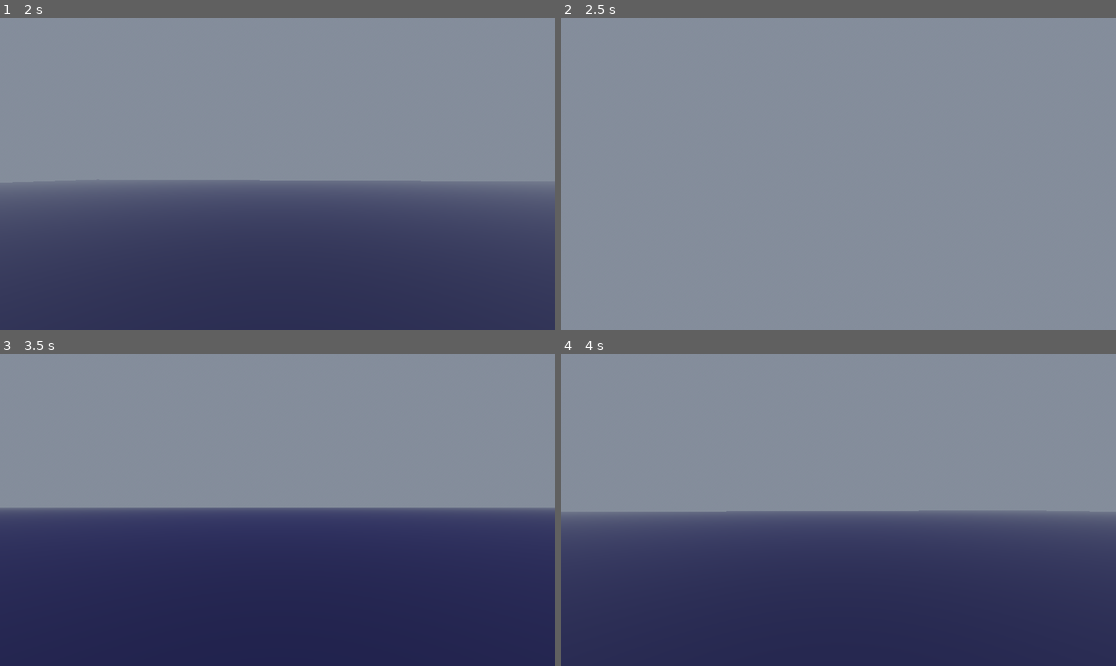
Above: before the commit, frames 1-4 (two rows, left to right).
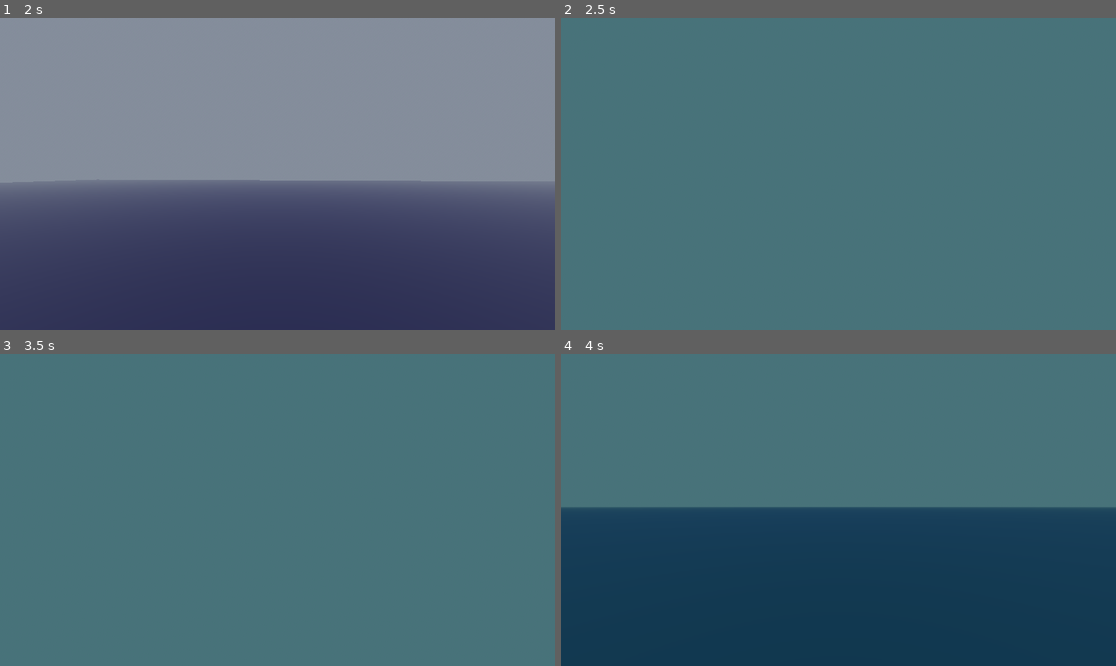
Above: after the commit, the same moments.

Repository: isaiah-santala/bongo-frog
Game: Godot game, scene res://src/scenes/gameplay-tests/ship-keeper.tscn
Same seed, same stepped clock (60 frames per second), same inputs: the game is played once before the commit and once after it. This scene is started directly instead of the project's main scene.
Inputs (mouse positions are in pixels of both pictures, inside the frame that each line leads up to):
- Up to frame 1 (2 s): tap Enter at 0.5 s; move the mouse to (305, 174) at 0.52 s; hold Ctrl (crouch) 0.53-1.28 s; hold W (move-forward) from 0.53 s (still down); tap Space (jump) at 0.77, 1.07, 1.52, 1.55, 1.82 s; tap Shift (sprint) at 0.8, 1.35 s; move the mouse to (249, 174) at 1.27 s
- Up to frame 2 (2.5 s): keep holding W (move-forward); tap Space (jump) at 2 s; move the mouse to (849, 167) at 2.02 s; hold Space (jump) from 2.03 s (still down); tap Ctrl (crouch) at 2.3 s
- Up to frame 3 (3.5 s): keep holding W (move-forward); tap Enter at 2.75 s; move the mouse to (271, 516) at 2.77 s; release Space (jump) at 2.78 s; tap Ctrl (crouch) at 2.85 s; tap Space (jump) at 3.02, 3.32 s; tap Shift (sprint) at 3.05 s
- Up to frame 4 (4 s): keep holding W (move-forward); move the mouse to (877, 513) at 3.52 s; hold Shift (sprint) from 3.53 s (still down); tap Space (jump) at 3.77, 3.8 s

Frame 1 is identical in both runs. In frame 2, 100% of the frame differs, in the area x 0-100%, y 0-100%; in frame 3, 100%; in frame 4, 85%.

Commit message:
swimming

Diff:
--- a/godot/project.godot
+++ b/godot/project.godot
@@ -64,6 +64,16 @@
 "events": [Object(InputEventKey,"resource_local_to_scene":false,"resource_name":"","device":-1,"window_id":0,"alt_press …(192 unchanged characters)…
 ]
 }
+swim-up={
+"deadzone": 0.2,
+"events": [Object(InputEventKey,"resource_local_to_scene":false,"resource_name":"","device":-1,"window_id":0,"alt_pressed":false,"shift_pressed":false,"ctrl_pressed":false,"meta_pressed":false,"pressed":false,"keycode":0,"physical_keycode":69,"key_label":0,"unicode":101,"location":0,"echo":false,"script":null)
+]
+}
+swim-down={
+"deadzone": 0.2,
+"events": [Object(InputEventKey,"resource_local_to_scene":false,"resource_name":"","device":-1,"window_id":0,"alt_pressed":false,"shift_pressed":false,"ctrl_pressed":false,"meta_pressed":false,"pressed":false,"keycode":0,"physical_keycode":81,"key_label":0,"unicode":113,"location":0,"echo":false,"script":null)
+]
+}
 
 [layer_names]
 
--- a/godot/src/scenes/gameplay-tests/ship-keeper-player-controller.gd
+++ b/godot/src/scenes/gameplay-tests/ship-keeper-player-controller.gd
@@ -21,6 +21,7 @@
 @export var swim_surface_level: float = 0.0
 @export var buoyancy_force: float = 2.0
 @export var water_drag: float = 5.0
+@export var camera_relative_swimming: bool = true # New option to toggle camera-relative swimming
 
 # Mouse sensitivity
 @export var mouse_sensitivity: float = 0.002
@@ -37,6 +38,7 @@
 # Internal variables
 var is_sprinting: bool = false
 var is_swimming: bool = false
+var is_head_underwater: bool = false
 var is_on_surface: bool = false
 var coyote_timer: float = 0.0
 var bob_time: float = 0.0
@@ -47,190 +49,260 @@
 var camera_original_position: Vector3
 
 # Water detection
-var water_bodies: Array[Area3D] = []
+var feet_water_bodies: Array[Area3D] = []
 @export var feet_collider: Area3D
+var head_water_bodies: Array[Area3D] = []
+@export var head_collider: Area3D
+@export var underwater_effect: Control
 
 func _ready():
-	assert(camera_pivot, "Camera pivot node is not assigned.")
-	assert(camera, "Camera node is not assigned.")
-	assert(feet_collider, "Feet collider node is not assigned.")
-	# Capture mouse
-	Input.mouse_mode = Input.MOUSE_MODE_CAPTURED
-
-	# Store original camera position for head bob
-	if camera:
-		camera_original_position = camera.position
-
-	feet_collider.area_entered.connect(_on_area_entered)
-	feet_collider.area_exited.connect(_on_area_exited)
+    assert(camera_pivot, "Camera pivot node is not assigned.")
+    assert(camera, "Camera node is not assigned.")
+    assert(feet_collider, "Feet collider node is not assigned.")
+    assert(head_collider, "Head collider node is not assigned.")
+    assert(underwater_effect, "Underwater effect node is not assigned.")
+    # Capture mouse
+    Input.mouse_mode = Input.MOUSE_MODE_CAPTURED
+
+    # Store original camera position for head bob
+    if camera:
+        camera_original_position = camera.position
+
+    feet_collider.area_entered.connect(_on_feet_entered_area)
+    feet_collider.area_exited.connect(_on_feet_exited_area)
+    head_collider.area_entered.connect(_on_head_entered_area)
+    head_collider.area_exited.connect(_on_head_exited_area)
 
 func _input(event):
-	# Handle mouse look
-	if event is InputEventMouseMotion and Input.mouse_mode == Input.MOUSE_MODE_CAPTURED:
-		handle_mouse_look(event.relative)
-
-	# Toggle mouse capture
-	if event.is_action_pressed("ui_cancel"):
-		if Input.mouse_mode == Input.MOUSE_MODE_CAPTURED:
-			Input.mouse_mode = Input.MOUSE_MODE_VISIBLE
-		else:
-			Input.mouse_mode = Input.MOUSE_MODE_CAPTURED
+    # Handle mouse look
+    if event is InputEventMouseMotion and Input.mouse_mode == Input.MOUSE_MODE_CAPTURED:
+        handle_mouse_look(event.relative)
+
+    # Toggle mouse capture
+    if event.is_action_pressed("ui_cancel"):
+        if Input.mouse_mode == Input.MOUSE_MODE_CAPTURED:
+            Input.mouse_mode = Input.MOUSE_MODE_VISIBLE
+        else:
+            Input.mouse_mode = Input.MOUSE_MODE_CAPTURED
 
 func _physics_process(delta):
-	update_movement_state()
-	handle_movement(delta)
-	handle_jumping()
-	handle_swimming(delta)
-	apply_movement(delta)
-	update_camera_effects(delta)
+    update_movement_state()
+    handle_movement(delta)
+    handle_jumping()
+    handle_swimming(delta)
+    apply_movement(delta)
+    update_camera_effects(delta)
 
 func handle_mouse_look(relative_motion: Vector2):
-	# Rotate the body horizontally
-	rotate_y(-relative_motion.x * mouse_sensitivity)
-
-	# Rotate the camera vertically
-	if camera_pivot:
-		camera_pivot.rotate_x(-relative_motion.y * mouse_sensitivity)
-		camera_pivot.rotation.x = clamp(camera_pivot.rotation.x,
-			deg_to_rad(-max_look_angle), deg_to_rad(max_look_angle))
+    # Rotate the body horizontally
+    rotate_y(-relative_motion.x * mouse_sensitivity)
+
+    # Rotate the camera vertically
+    if camera_pivot:
+        camera_pivot.rotate_x(-relative_motion.y * mouse_sensitivity)
+        camera_pivot.rotation.x = clamp(camera_pivot.rotation.x,
+            deg_to_rad(-max_look_angle), deg_to_rad(max_look_angle))
 
 func update_movement_state():
-	# Check if sprinting
-	is_sprinting = Input.is_action_pressed("sprint") and not is_swimming
-
-	# Update swimming state
-	is_swimming = water_bodies.size() > 0
-	is_on_surface = is_swimming and global_position.y >= swim_surface_level - 0.5
+    # Check if sprinting
+    is_sprinting = Input.is_action_pressed("sprint") and not is_swimming
+
+    # Update swimming state
+    is_swimming = feet_water_bodies.size() > 0
+    is_head_underwater = head_water_bodies.size() > 0
+    is_on_surface = is_swimming and global_position.y >= swim_surface_level - 0.5
 
 func handle_movement(delta):
-	# Get input direction
-	var input_dir = Input.get_vector("move-left", "move-right", "move-forward", "move-backward")
-	var direction = (transform.basis * Vector3(input_dir.x, 0, input_dir.y)).normalized()
-
-	# Determine target speed
-	var target_speed: float
-	if is_swimming:
-		target_speed = swim_speed
-	elif is_sprinting:
-		target_speed = sprint_speed
-	else:
-		target_speed = walk_speed
-
-	# Apply air movement penalty
-	if not is_on_floor() and not is_swimming:
-		target_speed *= air_speed_multiplier
-
-	# Apply movement - arcade style
-	if direction != Vector3.ZERO:
-		if instant_acceleration and is_on_floor():
-			# Instant acceleration for snappy ground movement
-			velocity.x = direction.x * target_speed
-			velocity.z = direction.z * target_speed
-		else:
-			# Gradual acceleration for air movement or when instant_acceleration is off
-			var accel_rate = 15.0 if is_on_floor() else 8.0
-			var target_velocity = direction * target_speed
-			velocity.x = move_toward(velocity.x, target_velocity.x, accel_rate * delta)
-			velocity.z = move_toward(velocity.z, target_velocity.z, accel_rate * delta)
-	else:
-		# Apply friction based on surface
-		var friction_force: float
-		if is_swimming:
-			friction_force = water_drag
-		elif is_on_floor():
-			friction_force = ground_friction
-		else:
-			friction_force = air_friction
-
-		velocity.x = move_toward(velocity.x, 0, friction_force * delta)
-		velocity.z = move_toward(velocity.z, 0, friction_force * delta)
+    # Get input direction
+    var input_dir = Input.get_vector("move-left", "move-right", "move-forward", "move-backward")
+
+    # Calculate direction based on swimming mode
+    var direction: Vector3
+    if is_swimming and camera_relative_swimming:
+        # Camera-relative movement for swimming
+        direction = get_camera_relative_direction(input_dir)
+    else:
+        # Standard horizontal movement (ignores camera pitch)
+        direction = (transform.basis * Vector3(input_dir.x, 0, input_dir.y)).normalized()
+
+    # Determine target speed
+    var target_speed: float
+    if is_swimming:
+        target_speed = swim_speed
+    elif is_sprinting:
+        target_speed = sprint_speed
+    else:
+        target_speed = walk_speed
+
+    # Apply air movement penalty
+    if not is_on_floor() and not is_swimming:
+        target_speed *= air_speed_multiplier
+
+    # Apply movement - arcade style
+    if direction != Vector3.ZERO:
+        if instant_acceleration and is_on_floor():
+            # Instant acceleration for snappy ground movement
+            velocity.x = direction.x * target_speed
+            velocity.z = direction.z * target_speed
+            # Only apply Y velocity when swimming with camera-relative movement
+            if is_swimming and camera_relative_swimming:
+                velocity.y = direction.y * target_speed
+        else:
+            # Gradual acceleration for air movement or when instant_acceleration is off
+            var accel_rate = 15.0 if is_on_floor() else 8.0
+            var target_velocity = direction * target_speed
+            velocity.x = move_toward(velocity.x, target_velocity.x, accel_rate * delta)
+            velocity.z = move_toward(velocity.z, target_velocity.z, accel_rate * delta)
+            # Apply Y velocity for swimming
+            if is_swimming and camera_relative_swimming:
+                velocity.y = move_toward(velocity.y, target_velocity.y, accel_rate * delta)
+    else:
+        # Apply friction based on surface
+        var friction_force: float
+        if is_swimming:
+            friction_force = water_drag
+        elif is_on_floor():
+            friction_force = ground_friction
+        else:
+            friction_force = air_friction
+
+        velocity.x = move_toward(velocity.x, 0, friction_force * delta)
+        velocity.z = move_toward(velocity.z, 0, friction_force * delta)
+
+        # Apply friction to Y velocity when swimming with camera-relative movement
+        if is_swimming and camera_relative_swimming:
+            velocity.y = move_toward(velocity.y, 0, friction_force * delta * 0.5) # Reduced Y friction for better swimming feel
+
+func get_camera_relative_direction(input_dir: Vector2) -> Vector3:
+    # Get the camera's forward direction (including pitch)
+    var camera_forward = - camera_pivot.global_transform.basis.z
+    var camera_right = camera_pivot.global_transform.basis.x
+
+    # Create movement direction relative to camera orientation
+    var forward_movement = camera_forward * -input_dir.y # Forward/backward
+    var right_movement = camera_right * input_dir.x # Left/right
+
+    return (forward_movement + right_movement).normalized()
 
 func handle_jumping():
-	# Update coyote timer
-	if is_on_floor():
-		coyote_timer = coyote_time
-	elif coyote_timer > 0:
-		coyote_timer -= get_physics_process_delta_time()
-
-	# Handle jump input
-	if Input.is_action_just_pressed("jump"):
-		if is_swimming:
-			# Swimming up - more responsive
-			velocity.y = jump_velocity * 0.8
-		elif coyote_timer > 0:
-			# Regular jump - snappy and controlled height
-			velocity.y = jump_velocity
-			coyote_timer = 0
-
-	# Variable jump height - release jump early for shorter jumps
-	if Input.is_action_just_released("jump") and velocity.y > 0 and not is_swimming:
-		velocity.y *= 0.5
+    # Update coyote timer
+    if is_on_floor():
+        coyote_timer = coyote_time
+    elif coyote_timer > 0:
+        coyote_timer -= get_physics_process_delta_time()
+
+    # Handle jump input
+    if Input.is_action_just_pressed("jump"):
+        if is_swimming:
+            if camera_relative_swimming:
+                # When using camera-relative swimming, jump adds upward boost
+                velocity.y += jump_velocity * 0.6
+            else:
+                # Original swimming up behavior
+                velocity.y = jump_velocity * 0.8
+        elif coyote_timer > 0:
+            # Regular jump - snappy and controlled height
+            velocity.y = jump_velocity
+            coyote_timer = 0
+
+    # Variable jump height - release jump early for shorter jumps
+    if Input.is_action_just_released("jump") and velocity.y > 0 and not is_swimming:
+        velocity.y *= 0.5
 
 func handle_swimming(delta):
-	if not is_swimming:
-		return
-
-	# Apply buoyancy when underwater - more responsive
-	if not is_on_surface:
-		velocity.y += buoyancy_force * delta * 1.5
-
-	# Handle swimming up/down - more direct control
-	if Input.is_action_pressed("jump"):
-		velocity.y = swim_speed * 0.8
-	elif Input.is_action_pressed("crouch"):
-		velocity.y = - swim_speed * 0.8
-	else:
-		# Quick settle to neutral buoyancy
-		if not is_on_surface:
-			velocity.y = move_toward(velocity.y, buoyancy_force * 0.2, water_drag * delta * 2.0)
-		else:
-			velocity.y = move_toward(velocity.y, 0, water_drag * delta * 3.0)
+    if not is_swimming:
+        return
+
+    # Apply buoyancy when underwater - more responsive
+    if not is_on_surface:
+        velocity.y += buoyancy_force * delta * 1.5
+
+    # Check for swimming up/down inputs (works in both modes)
+    var swim_up_pressed = Input.is_action_pressed("jump") or Input.is_action_pressed("swim-up")
+    var swim_down_pressed = Input.is_action_pressed("crouch") or Input.is_action_pressed("swim-down")
+
+    # Handle swimming controls when not using camera-relative movement
+    if not camera_relative_swimming:
+        # Original swimming up/down controls
+        if swim_up_pressed:
+            velocity.y = swim_speed * 0.8
+        elif swim_down_pressed:
+            velocity.y = - swim_speed * 0.8
+        else:
+            # Quick settle to neutral buoyancy
+            if not is_on_surface:
+                velocity.y = move_toward(velocity.y, buoyancy_force * 0.2, water_drag * delta * 2.0)
+            else:
+                velocity.y = move_toward(velocity.y, 0, water_drag * delta * 3.0)
+    else:
+        # With camera-relative swimming, vertical controls still work
+        if swim_down_pressed:
+            velocity.y -= swim_speed * delta * 2.0 # Force downward
+        elif swim_up_pressed and not Input.is_action_pressed("jump"):
+            # Only apply swim-up if it's not the jump key (to avoid double application)
+            velocity.y += swim_speed * delta * 1.5 # Force upward
+        elif not swim_up_pressed:
+            # Gentle buoyancy when not actively moving up
+            if not is_on_surface:
+                velocity.y = move_toward(velocity.y, buoyancy_force * 0.1, water_drag * delta)
+            else:
+                velocity.y = move_toward(velocity.y, 0, water_drag * delta * 2.0)
 
 func apply_movement(delta):
-	# Apply enhanced gravity when not swimming
-	if not is_swimming and not is_on_floor():
-		if velocity.y < 0:
-			# Falling - apply stronger gravity for faster descent
-			velocity.y -= gravity * fall_multiplier * delta
-		elif velocity.y > 0 and not Input.is_action_pressed("jump"):
-			# Rising but not holding jump - apply extra gravity for low jump
-			velocity.y -= gravity * low_jump_multiplier * delta
-		else:
-			# Normal gravity when rising and holding jump
-			velocity.y -= gravity * delta
-
-	# Apply water drag when swimming
-	if is_swimming:
-		velocity *= (1.0 - water_drag * delta * 0.1)
-
-	# Move the character
-	move_and_slide()
+    # Apply enhanced gravity when not swimming
+    if not is_swimming and not is_on_floor():
+        if velocity.y < 0:
+            # Falling - apply stronger gravity for faster descent
+            velocity.y -= gravity * fall_multiplier * delta
+        elif velocity.y > 0 and not Input.is_action_pressed("jump"):
+            # Rising but not holding jump - apply extra gravity for low jump
+            velocity.y -= gravity * low_jump_multiplier * delta
+        else:
+            # Normal gravity when rising and holding jump
+            velocity.y -= gravity * delta
+
+    # Apply water drag when swimming
+    if is_swimming:
+        velocity *= (1.0 - water_drag * delta * 0.1)
+
+    # Move the character
+    move_and_slide()
 
 func update_camera_effects(delta):
-	if not camera or not bob_enabled:
-		return
-
-	# Head bob when walking/running on ground
-	var horizontal_velocity = Vector2(velocity.x, velocity.z).length()
-
-	if is_on_floor() and horizontal_velocity > 0.1 and not is_swimming:
-		bob_time += delta * bob_frequency * (2.0 if is_sprinting else 1.0)
-		var bob_offset = Vector3(
-			cos(bob_time * 0.5) * bob_amplitude * 0.5,
-			sin(bob_time) * bob_amplitude,
-			0
-		)
-		camera.position = camera_original_position + bob_offset
-	else:
-		# Return to original position
-		bob_time = 0.0
-		camera.position = camera.position.lerp(camera_original_position, delta * 5.0)
+    underwater_effect.visible = is_head_underwater
+
+    if not camera or not bob_enabled:
+        return
+
+    # Head bob when walking/running on ground
+    var horizontal_velocity = Vector2(velocity.x, velocity.z).length()
+
+    if is_on_floor() and horizontal_velocity > 0.1 and not is_swimming:
+        bob_time += delta * bob_frequency * (2.0 if is_sprinting else 1.0)
+        var bob_offset = Vector3(
+            cos(bob_time * 0.5) * bob_amplitude * 0.5,
+            sin(bob_time) * bob_amplitude,
+            0
+        )
+        camera.position = camera_original_position + bob_offset
+    else:
+        # Return to original position
+        bob_time = 0.0
+        camera.position = camera.position.lerp(camera_original_position, delta * 5.0)
 
 # Water detection functions
-func _on_area_entered(area: Area3D):
-	if area.is_in_group("water"):
-		water_bodies.append(area)
-
-func _on_area_exited(area: Area3D):
-	if area.is_in_group("water"):
-		water_bodies.erase(area)
+func _on_feet_entered_area(area: Area3D):
+    if area.is_in_group("water"):
+        feet_water_bodies.append(area)
+
+func _on_feet_exited_area(area: Area3D):
+    if area.is_in_group("water"):
+        feet_water_bodies.erase(area)
+
+func _on_head_entered_area(area: Area3D):
+    if area.is_in_group("water"):
+        head_water_bodies.append(area)
+
+func _on_head_exited_area(area: Area3D):
+    if area.is_in_group("water"):
+        head_water_bodies.erase(area)
--- a/godot/src/scenes/gameplay-tests/ship-keeper.tscn
+++ b/godot/src/scenes/gameplay-tests/ship-keeper.tscn
@@ -36,6 +36,9 @@
 
 [sub_resource type="BoxShape3D" id="BoxShape3D_tap73"]
 size = Vector3(1, 0.5354, 1)
+
+[sub_resource type="BoxShape3D" id="BoxShape3D_hxqse"]
+size = Vector3(1, 0.598633, 1)
 
 [sub_resource type="PlaneMesh" id="PlaneMesh_hqpxh"]
 
@@ -88,12 +91,14 @@
 [node name="CollisionShape3D" type="CollisionShape3D" parent="Ship/Hull-3/StaticBody3D"]
 shape = SubResource("ConvexPolygonShape3D_hxqse")
 
-[node name="CharacterBody3D" type="CharacterBody3D" parent="." node_paths=PackedStringArray("camera_pivot", "camera", "feet_collider")]
+[node name="CharacterBody3D" type="CharacterBody3D" parent="." node_paths=PackedStringArray("camera_pivot", "camera", "feet_collider", "head_collider", "underwater_effect")]
 transform = Transform3D(1, 0, 0, 0, 1, 0, 0, 0, 1, 0, 3, 0)
 script = ExtResource("1_ghtud")
 camera_pivot = NodePath("CameraPivot")
 camera = NodePath("CameraPivot/Camera3D")
 feet_collider = NodePath("FeetCollider")
+head_collider = NodePath("HeadCollider")
+underwater_effect = NodePath("UnderWaterEffect")
 
 [node name="CollisionShape3D" type="CollisionShape3D" parent="CharacterBody3D"]
 shape = SubResource("CapsuleShape3D_hqpxh")
@@ -109,6 +114,21 @@
 [node name="CollisionShape3D" type="CollisionShape3D" parent="CharacterBody3D/FeetCollider"]
 transform = Transform3D(1, 0, 0, 0, 1, 0, 0, 0, 1, 0, -0.7677, 0)
 shape = SubResource("BoxShape3D_tap73")
+
+[node name="UnderWaterEffect" type="ColorRect" parent="CharacterBody3D"]
+anchors_preset = 15
+anchor_right = 1.0
+anchor_bottom = 1.0
+grow_horizontal = 2
+grow_vertical = 2
+color = Color(0, 0.32549, 0.321569, 0.458824)
+
+[node name="HeadCollider" type="Area3D" parent="CharacterBody3D"]
+collision_mask = 14
+
+[node name="CollisionShape3D" type="CollisionShape3D" parent="CharacterBody3D/HeadCollider"]
+transform = Transform3D(1, 0, 0, 0, 1, 0, 0, 0, 1, 0, 0.698631, 0)
+shape = SubResource("BoxShape3D_hxqse")
 
 [node name="Ocean" type="Node3D" parent="."]
 
Not shown: 1 places in godot/src/scenes/gameplay-tests/ship-keeper.tscn that only renumber resources
